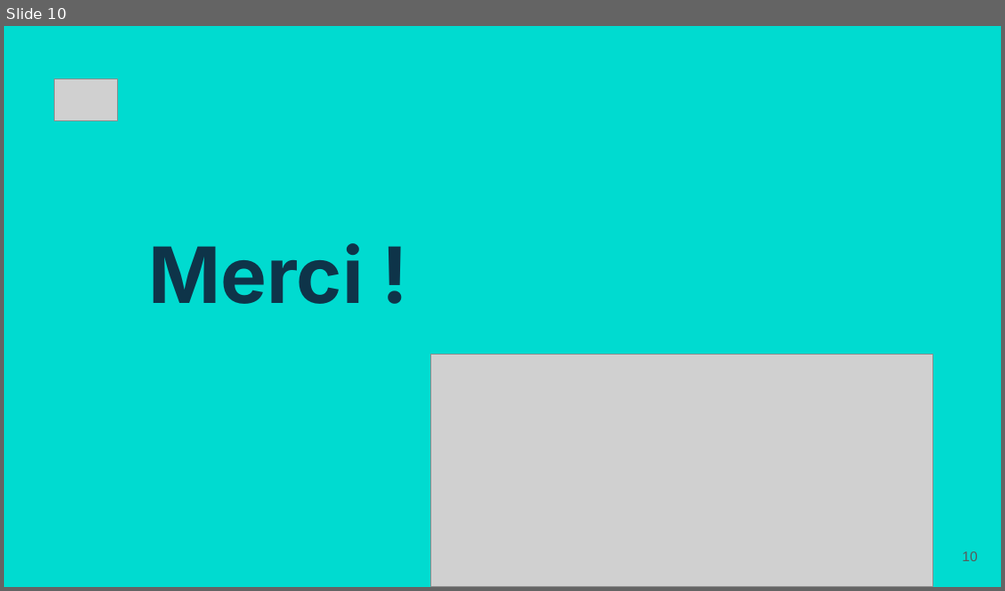
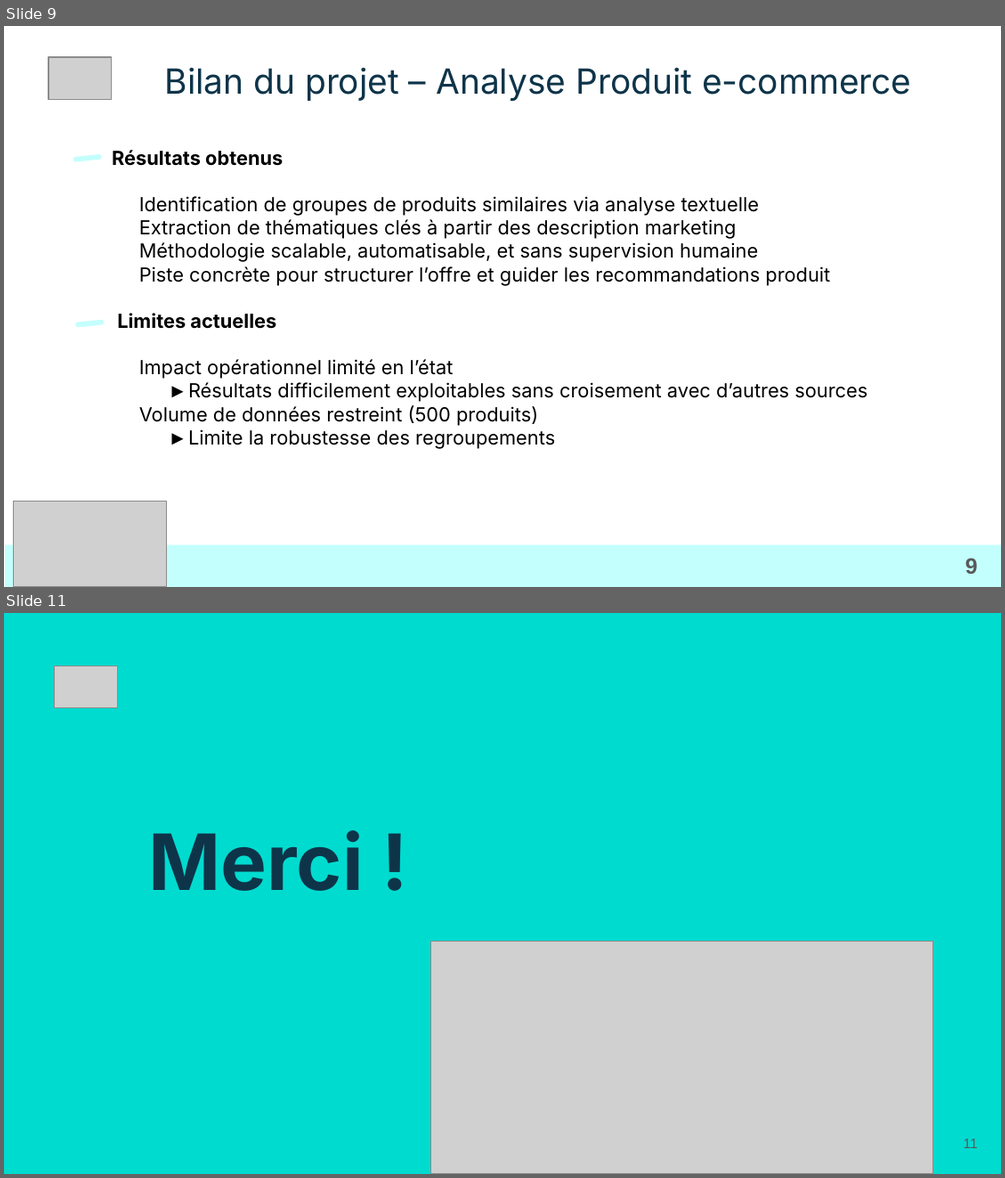
Before and after one commit to LoicV17/LoicValentini_Jedha_Certifications, a slide deck: CDSD_Concepteur_Developpeur_Sciences_Donnees/Presentations/ppt_versions/Bloc3_CDSD_Loic_Valentini.pptx. Shown one above the other, each under a label of ours: slide 10 before the commit, slides 9 and 11 after it; the slides between them are not shown. The pictures are 1005x591 and 1005x1178 pixels, drawn with LibreOffice and Linux fonts; fonts in the diff are those of the drawing; grey boxes stand for pictures; background and template pictures are left out. Boxes give left, top, right and bottom in pixels: in the first picture for what was removed or moved away, otherwise in the second. Text is boxed around its words. In the diff, an @@ line names an element or a change of style, - is before the commit and + after.

```diff
--- a/CDSD_Concepteur_Developpeur_Sciences_Donnees/Presentations/ppt_versions/Bloc3_CDSD_Loic_Valentini.pptx
+++ b/CDSD_Concepteur_Developpeur_Sciences_Donnees/Presentations/ppt_versions/Bloc3_CDSD_Loic_Valentini.pptx
@@ slide 9 added at (4, 26, 1001, 587), background picture (left out) @@
@@ picture added at (48, 57, 112, 99) @@
@@ title added at (165, 67, 911, 101), 25 pt, text #0E3449 @@
+Bilan du projet – Analyse Produit e-commerce
@@ rounded rectangle added at (73, 154, 102, 162), fill #C3FFFC @@
@@ text added at (112, 150, 867, 449), 14 pt, text #000000 @@
+Résultats obtenus
+Identification de groupes de produits similaires via analyse textuelle
+Extraction de thématiques clés à partir des description marketing
+Méthodologie scalable, automatisable, et sans supervision humaine
+Piste concrète pour structurer l’offre et guider les recommandations produit
+Limites actuelles
+Impact opérationnel limité en l’état
+► Résultats difficilement exploitables sans croisement avec d’autres sources
+Volume de données restreint (500 produits)
+► Limite la robustesse des regroupements
@@ rounded rectangle added at (75, 320, 105, 328), fill #C3FFFC @@
@@ picture added at (13, 500, 167, 586) @@
@@ rectangle added at (5, 544, 1001, 586), fill #C3FFFC @@
@@ page number added at (965, 557, 978, 573), 16 pt, text #595959, bold @@
+9
@@ what was slide 10 is now slide 11 @@
@@ page number at (963, 1138, 978, 1148): text changed @@
-10
+11
```
Also in this commit, not shown: 2 slides changed, 7 other slides added, 7 slides removed, 2 other files.
